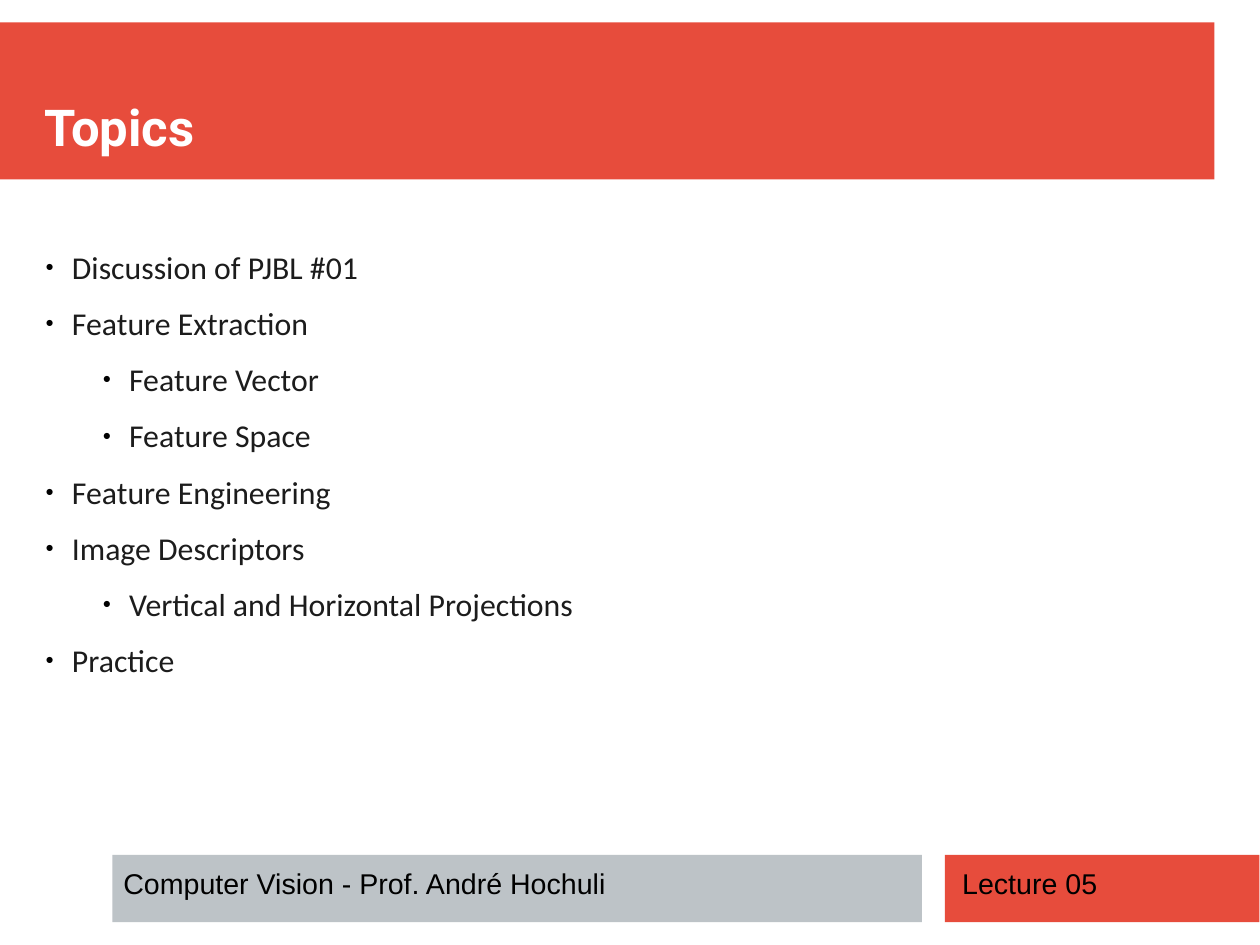
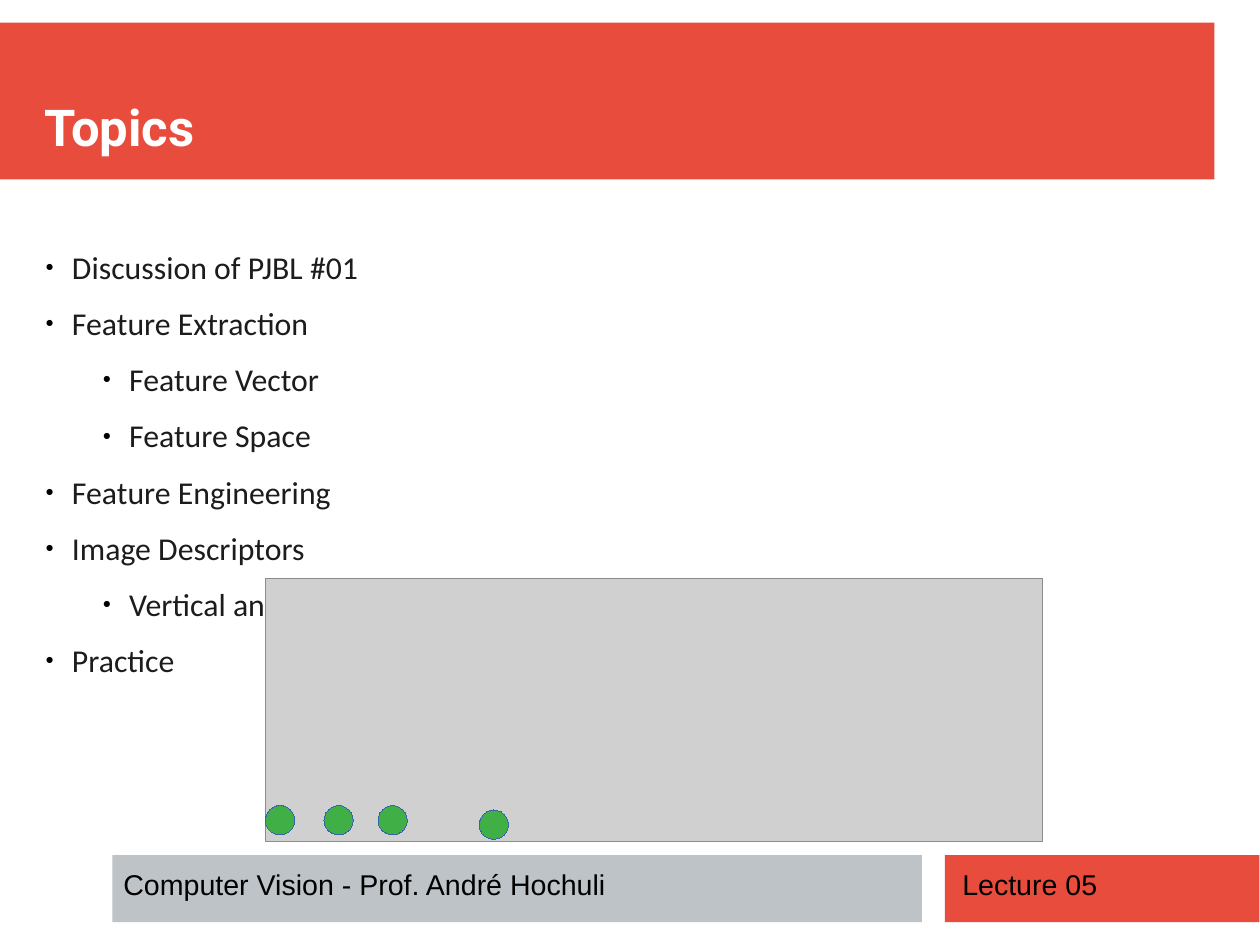
Before and after one commit to andrehochuli/teaching, a slide deck: slide 2 of ComputerVision/Lecture 05 - Feature Extraction/Lecture 05 - Feature Extraction.pptx. Drawn at 1260x945 pixels with LibreOffice and Linux fonts; fonts in the diff are those of the drawing; grey boxes stand for pictures. Boxes give left, top, right and bottom in pixels: in the first picture for what was removed or moved away, otherwise in the second. Text is boxed around its words. In the diff, an @@ line names an element or a change of style, - is before the commit and + after.

```diff
--- a/ComputerVision/Lecture 05 - Feature Extraction/Lecture 05 - Feature Extraction.pptx
+++ b/ComputerVision/Lecture 05 - Feature Extraction/Lecture 05 - Feature Extraction.pptx
@@ picture added at (265,579,1043,842) @@
@@ ellipse added at (265,806,295,836), fill #3FAF46, outline #3465A4 0 pt @@
@@ ellipse added at (325,806,354,836), fill #3FAF46, outline #3465A4 0 pt @@
@@ ellipse added at (378,806,408,836), fill #3FAF46, outline #3465A4 0 pt @@
@@ ellipse added at (479,811,509,840), fill #3FAF46, outline #3465A4 0 pt @@
```
Also in this commit, not shown: 4 other slides changed, 17 other files.
